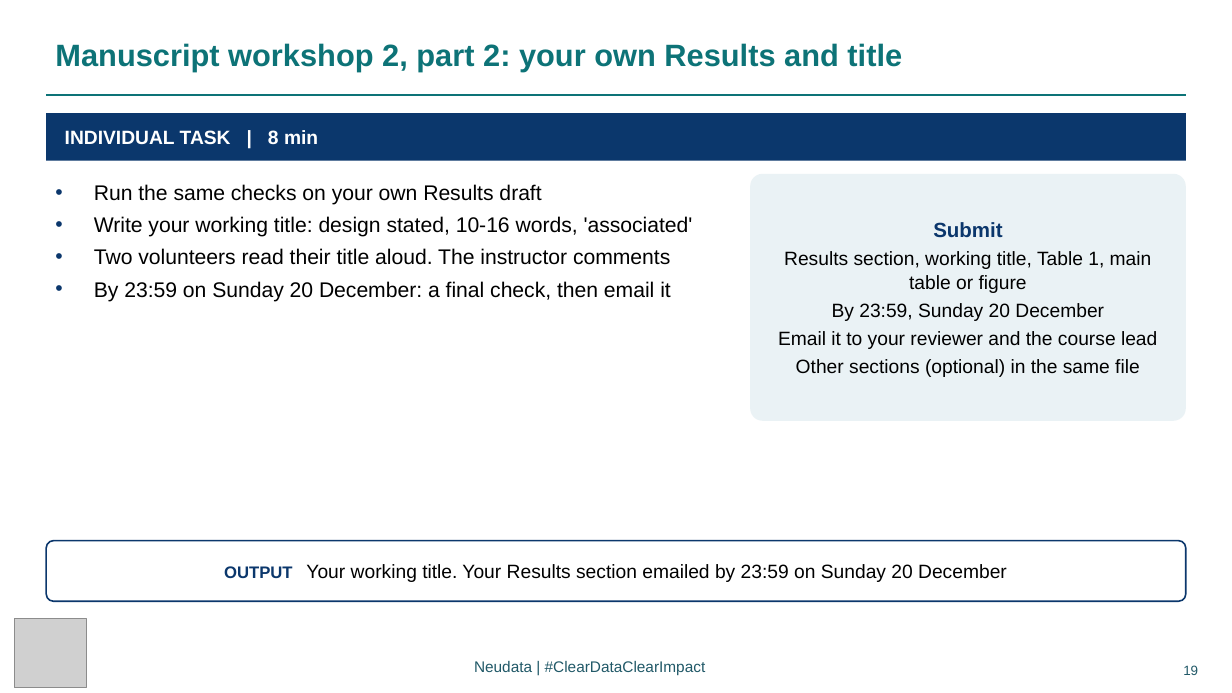
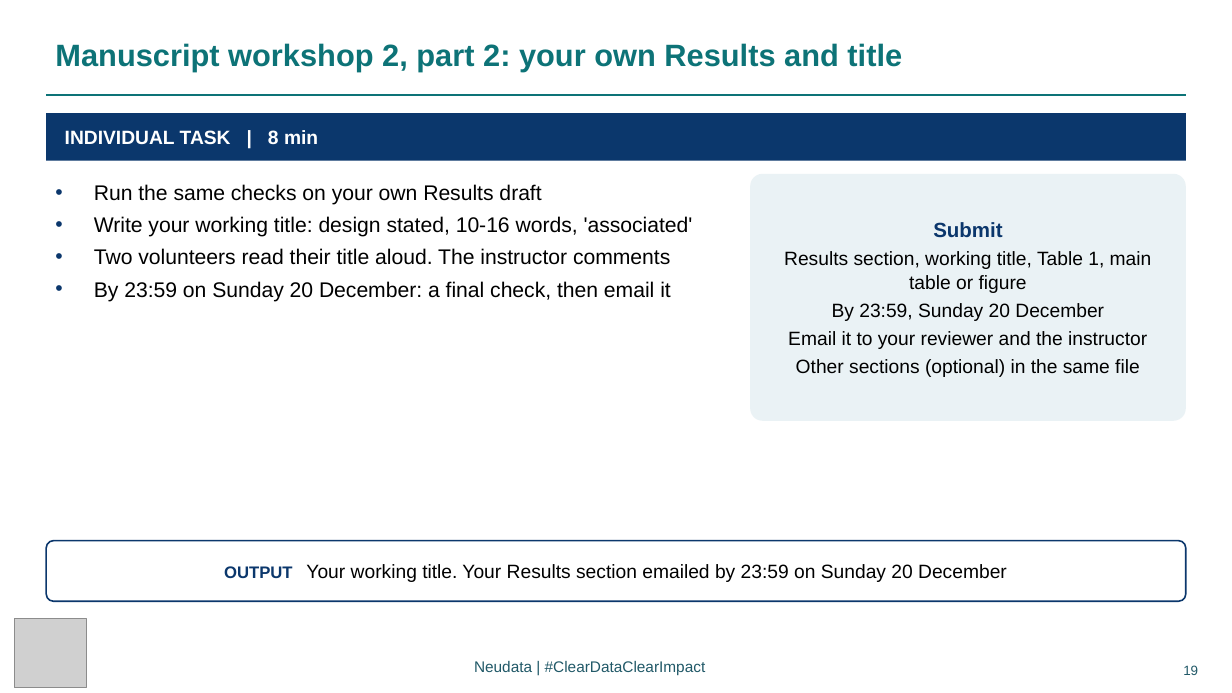
Before and after one commit to neu-data/FoundationsofClinicalResearch, a slide deck: slide 19 of en/files/slides/Session_8_EN.pptx. Drawn at 1232x693 pixels with LibreOffice and Linux fonts; fonts in the diff are those of the drawing; grey boxes stand for pictures. Boxes give left, top, right and bottom in pixels: in the first picture for what was removed or moved away, otherwise in the second. Text is boxed around its words. In the diff, an @@ line names an element or a change of style, - is before the commit and + after.

Commit message:
Rebuild: instructor wording in English, rubric and proposal brief follow-up

```diff
--- a/en/files/slides/Session_8_EN.pptx
+++ b/en/files/slides/Session_8_EN.pptx
@@ text in rounded rectangle at (x1=788, y1=331, x2=1147, y2=349): text changed @@
-Email it to your reviewer and the course lead
+Email it to your reviewer and the instructor
```
Also in this commit, not shown: 1 other slide changed, 37 other files.
